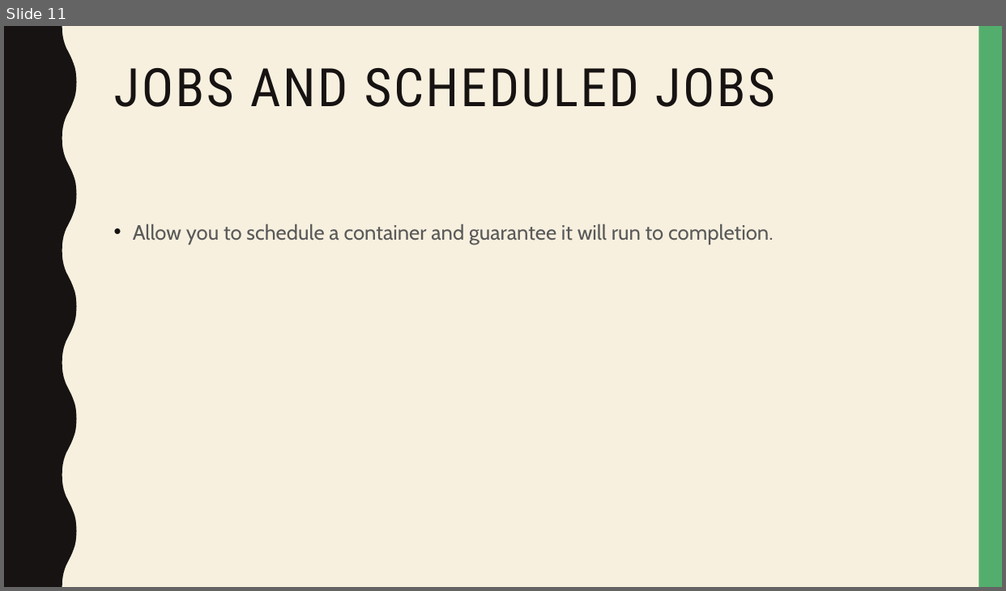
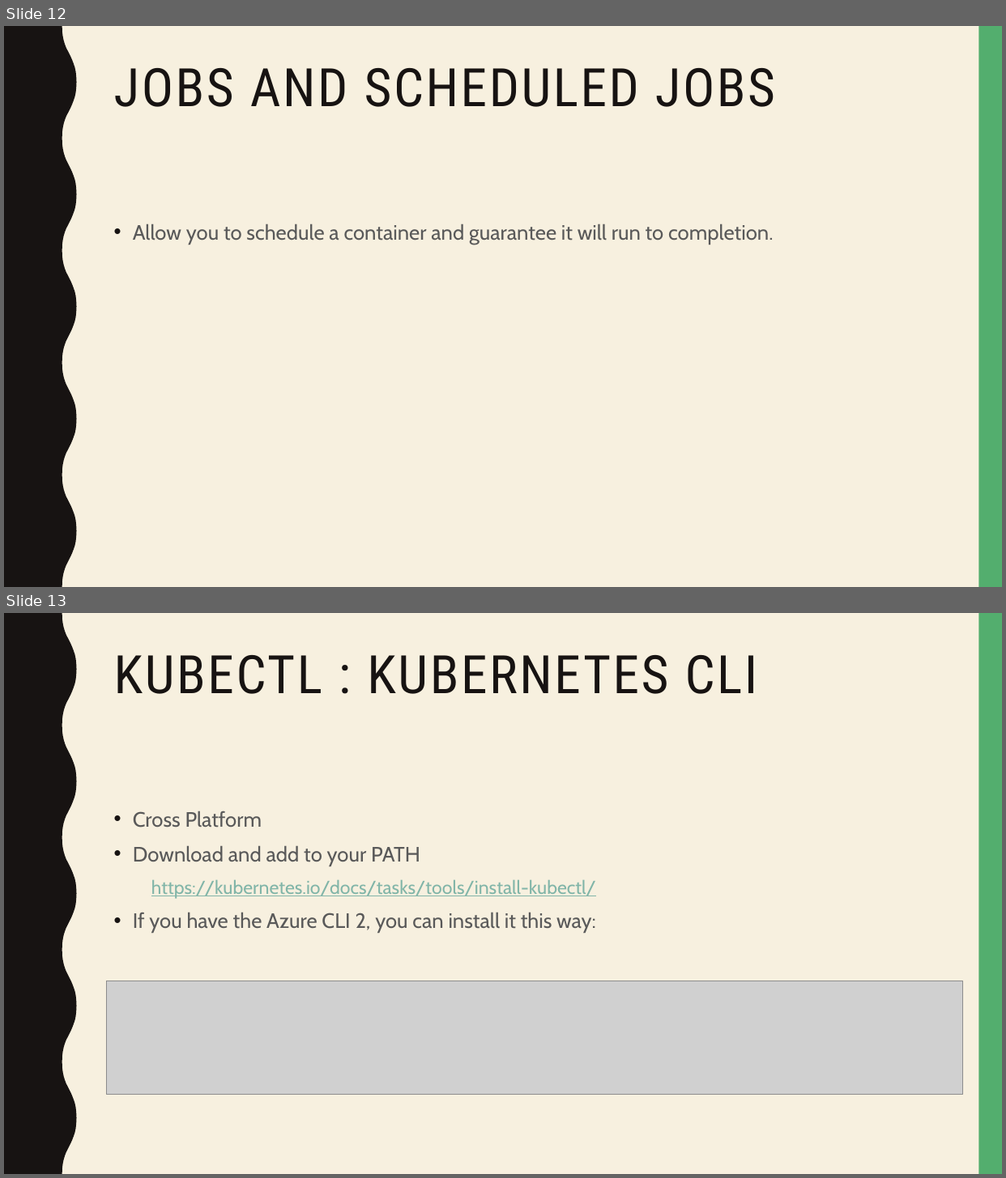
Before and after one commit to naveenvalecha/kubernetes-2018Presentation, a slide deck: k8 2018 Presentation.pptx. Shown one above the other, each under a label of ours: slide 11 before the commit, slides 12 and 13 after it. The pictures are 1006x591 and 1006x1178 pixels, drawn with LibreOffice and Linux fonts; fonts in the diff are those of the drawing; grey boxes stand for pictures. Boxes give left, top, right and bottom in pixels: in the first picture for what was removed or moved away, otherwise in the second. Text is boxed around its words. In the diff, an @@ line names an element or a change of style, - is before the commit and + after.

```diff
--- a/k8 2018 Presentation.pptx
+++ b/k8 2018 Presentation.pptx
@@ slide 13 added at (x1=4, y1=613, x2=1002, y2=1174), background #F7F0DF; not listed: 2 template elements that a slide beside it also shows @@
@@ title added at (x1=114, y1=655, x2=758, y2=694), 51 pt, text #171312 @@
+KUBECTL : KUBERNETES CLI
@@ text added at (x1=133, y1=811, x2=596, y2=933), 20 pt, text #595959 @@
+• Cross Platform
+• Download and add to your PATH
+  https://kubernetes.io/docs/tasks/tools/install-kubectl/
+• If you have the Azure CLI 2, you can install it this way:
@@ picture added at (x1=107, y1=982, x2=963, y2=1094) @@
@@ what was slide 11 is now slide 12 @@
```
Also in this commit, not shown: 3 slides changed, 21 other slides added.
